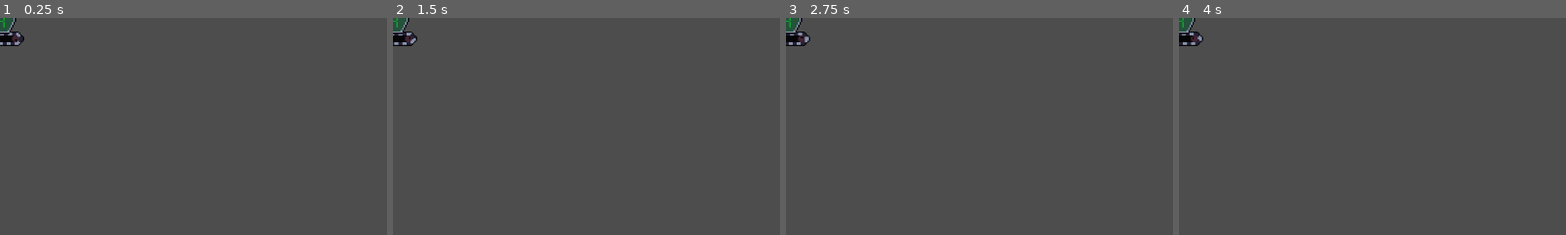
Above: before the commit, frames 1-4 (left to right).
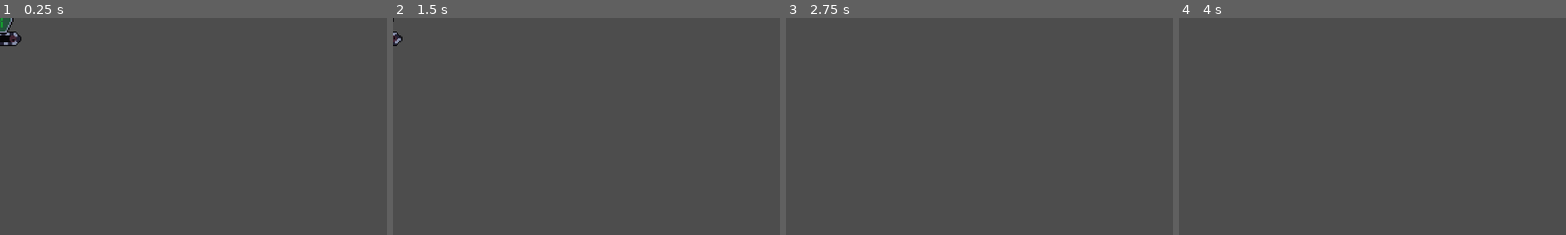
Above: after the commit, the same moments.

Repository: AuraDvin/MvR
Game: Godot game, scene res://characters/enemies/shielded_enemy/shielded_enemy.tscn
Same seed, same stepped clock (60 frames per second), same inputs: the game is played once before the commit and once after it. This scene is started directly instead of the project's main scene.
Inputs (mouse positions are % of the whole screen's width and height, from its top left):
- Up to frame 1 (0.25 s): no input
- Up to frame 2 (1.5 s): tap Enter (ui_accept) at 0.5, 0.77 s; move the mouse to (72, 45) at 0.52 s; hold Right (ui_right) 0.53-1.28 s; click (72, 45) at 0.67 s; move the mouse to (30, 55) at 1.27 s; hold Left (ui_left) from 1.28 s (still down)
- Up to frame 3 (2.75 s): tap Enter (ui_accept) at 1.52 s; move the mouse to (60, 28) at 2.02 s; release Left (ui_left) at 2.03 s; hold Right (ui_right) from 2.03 s (still down)
- Up to frame 4 (4 s): move the mouse to (45, 70) at 2.77 s; click (45, 70) at 2.92 s; tap Enter (ui_accept) at 3.02, 3.77 s; move the mouse to (80, 65) at 3.52 s; release Right (ui_right) at 3.53 s; hold Left (ui_left) from 3.53 s (still down)
The pictures show only the part of the screen within x 0-50%, y 0-50%; the shares and areas given below are measured in that part.

The runs differ from the first frame. In frame 1, 0.3% of the frame differs, in the area x 0-7%, y 0-13%; in frame 2, 0.6%; in frame 3, 0.6%; in frame 4, 0.6%.
Error before the commit: Invalid access to property or key 'timeout' on a base object of type 'null instance'. (res://characters/enemies/enemy.gd:39)

Commit message:
fixed missing timers and audio channels

Diff:
--- a/characters/enemies/fast_enemy/fast_enemy.tscn
+++ b/characters/enemies/fast_enemy/fast_enemy.tscn
@@ -1,8 +1,11 @@
-[gd_scene load_steps=12 format=3 uid="uid://tuuba4br8fwe"]
+[gd_scene load_steps=15 format=3 uid="uid://tuuba4br8fwe"]
 
 [ext_resource type="Texture2D" uid="uid://biio8yughr7o8" path="res://assets/textures/tracks-sheet.png" id="1_80125"]
 [ext_resource type="Script" uid="uid://cx7q6g7bt7rns" path="res://characters/enemies/fast_enemy/fast_enemy.gd" id="1_s5fes"]
 [ext_resource type="Texture2D" uid="uid://cfkxo7w1h4jx7" path="res://assets/textures/simple-enemy-body.png" id="2_s5fes"]
+[ext_resource type="AudioStream" uid="uid://c7jdkfbrhe7vl" path="res://assets/sfx/Enemy_hit.mp3" id="4_6g5so"]
+[ext_resource type="AudioStream" uid="uid://bde2sn7py7y57" path="res://assets/sfx/Tracks_25s.mp3" id="5_1by2p"]
+[ext_resource type="AudioStream" uid="uid://dv6wsmh8nc3iw" path="res://assets/sfx/Dmg_to_tower_pitch1.mp3" id="6_ccnqn"]
 
 [sub_resource type="RectangleShape2D" id="RectangleShape2D_cfmgu"]
 size = Vector2(51.84, 51.84)
@@ -92,3 +95,14 @@
 position = Vector2(3, -13)
 scale = Vector2(2, 2)
 texture = ExtResource("2_s5fes")
+
+[node name="Enemy_hit" type="AudioStreamPlayer2D" parent="."]
+stream = ExtResource("4_6g5so")
+
+[node name="Tracks" type="AudioStreamPlayer2D" parent="."]
+stream = ExtResource("5_1by2p")
+
+[node name="Attack" type="AudioStreamPlayer2D" parent="."]
+stream = ExtResource("6_ccnqn")
+
+[node name="SlowTimer" type="Timer" parent="."]
--- a/characters/enemies/shielded_enemy/shielded_enemy.gd
+++ b/characters/enemies/shielded_enemy/shielded_enemy.gd
@@ -1,7 +1,7 @@
 class_name ShieldedEnemy
 extends Enemy
 
-@onready var sprite = $ShieldSprite
+@onready var sprite = $Sprite2D
 
 # Number of frames in the shield animation
 const SHIELD_STAGES: int = 4  # Full, minor cracks, major cracks, gone
--- a/characters/enemies/shielded_enemy/shielded_enemy.tscn
+++ b/characters/enemies/shielded_enemy/shielded_enemy.tscn
@@ -1,8 +1,11 @@
-[gd_scene load_steps=13 format=3 uid="uid://bgrnespgnxvsj"]
+[gd_scene load_steps=16 format=3 uid="uid://bgrnespgnxvsj"]
 
 [ext_resource type="Script" uid="uid://7w54u5hikob6" path="res://characters/enemies/shielded_enemy/shielded_enemy.gd" id="1_tt7lk"]
 [ext_resource type="Texture2D" uid="uid://biio8yughr7o8" path="res://assets/textures/tracks-sheet.png" id="1_w87x1"]
 [ext_resource type="Texture2D" uid="uid://c7q5rix213bt0" path="res://assets/textures/shielded-enemy-body.png" id="2_w87x1"]
+[ext_resource type="AudioStream" uid="uid://c7jdkfbrhe7vl" path="res://assets/sfx/Enemy_hit.mp3" id="4_7mv01"]
+[ext_resource type="AudioStream" uid="uid://bde2sn7py7y57" path="res://assets/sfx/Tracks_25s.mp3" id="5_y4d8v"]
+[ext_resource type="AudioStream" uid="uid://dv6wsmh8nc3iw" path="res://assets/sfx/Dmg_to_tower_pitch1.mp3" id="6_0lfpc"]
 
 [sub_resource type="RectangleShape2D" id="RectangleShape2D_jto1h"]
 size = Vector2(51.84, 51.84)
@@ -86,7 +89,7 @@
 animation = &"tracks_roll"
 autoplay = "tracks_roll"
 
-[node name="ShieldSprite" type="Sprite2D" parent="."]
+[node name="Sprite2D" type="Sprite2D" parent="."]
 position = Vector2(-1.7881393e-07, -11.453129)
 scale = Vector2(2.0800002, 2.0244932)
 texture = SubResource("AtlasTexture_tt7lk")
@@ -94,3 +97,14 @@
 
 [node name="AttackTimer" type="Timer" parent="."]
 one_shot = true
+
+[node name="Enemy_hit" type="AudioStreamPlayer2D" parent="."]
+stream = ExtResource("4_7mv01")
+
+[node name="Tracks" type="AudioStreamPlayer2D" parent="."]
+stream = ExtResource("5_y4d8v")
+
+[node name="Attack" type="AudioStreamPlayer2D" parent="."]
+stream = ExtResource("6_0lfpc")
+
+[node name="SlowTimer" type="Timer" parent="."]
